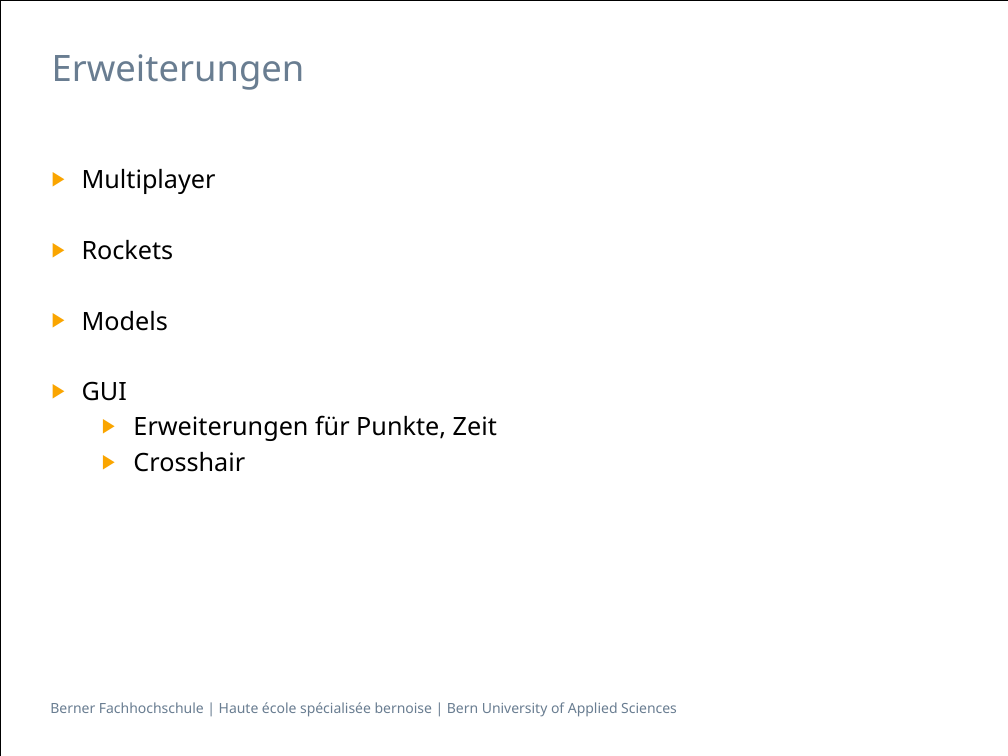
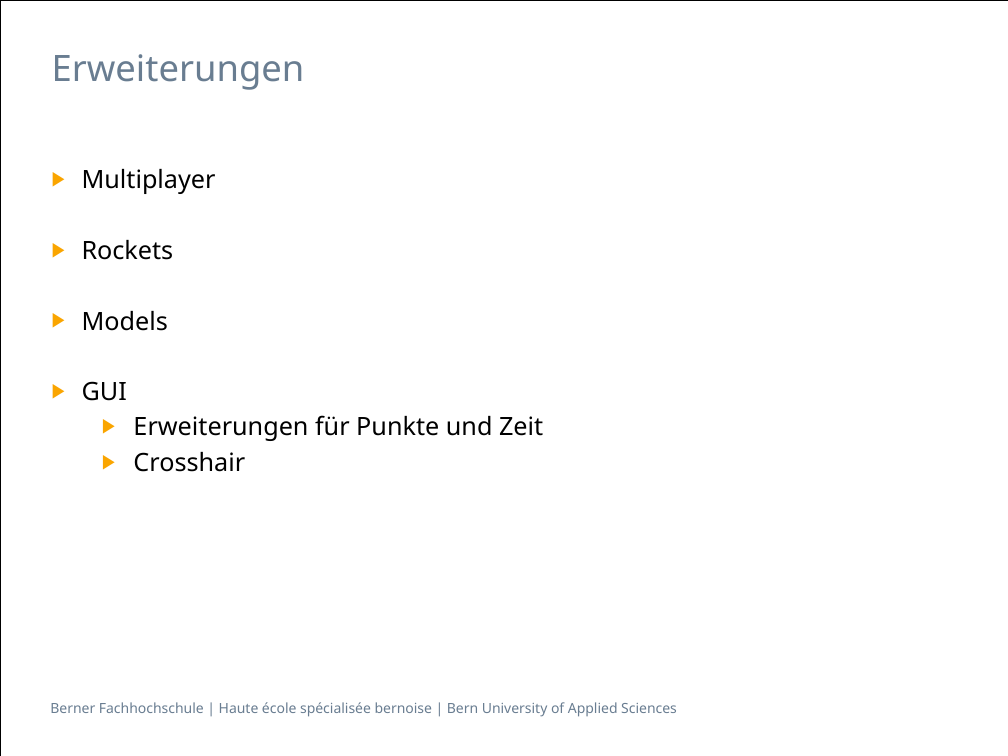
Before and after one commit to villj2/ch.bfh.bti7527aGameDevelopment, a slide deck: slide 5 of Docs/RocketShooter.pptx. Drawn at 1008x756 pixels with LibreOffice and Linux fonts; fonts in the diff are those of the drawing. Boxes give left, top, right and bottom in pixels: in the first picture for what was removed or moved away, otherwise in the second. Text is boxed around its words. In the diff, an @@ line names an element or a change of style, - is before the commit and + after.

```diff
--- a/Docs/RocketShooter.pptx
+++ b/Docs/RocketShooter.pptx
@@ text at bbox=[133, 415, 543, 441]: text changed @@
-  ▶ Erweiterungen für Punkte, Zeit
+  ▶ Erweiterungen für Punkte und Zeit
```
Also in this commit, not shown: 1 other slide changed, 3 slides added, 1 slide removed, 4 other files.
